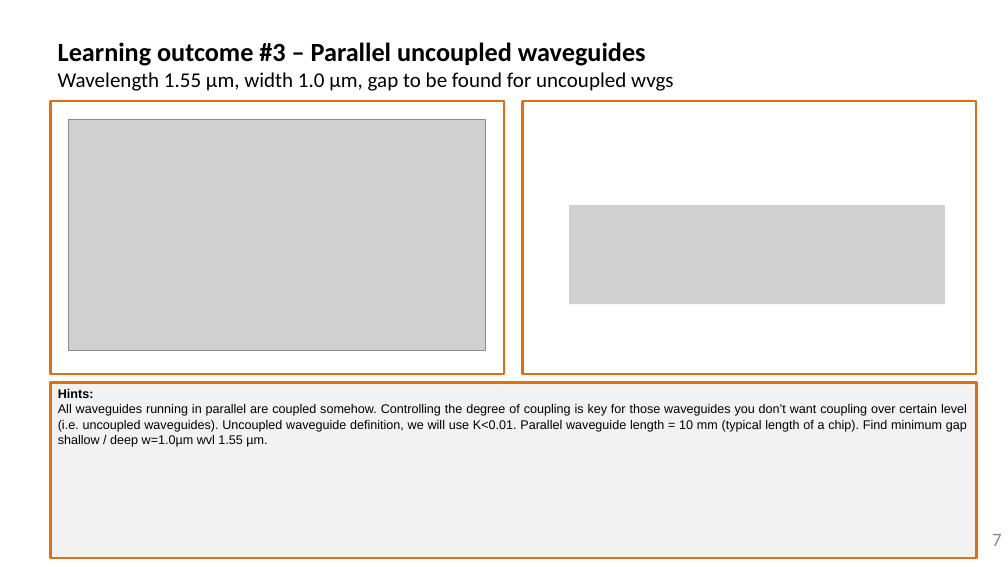
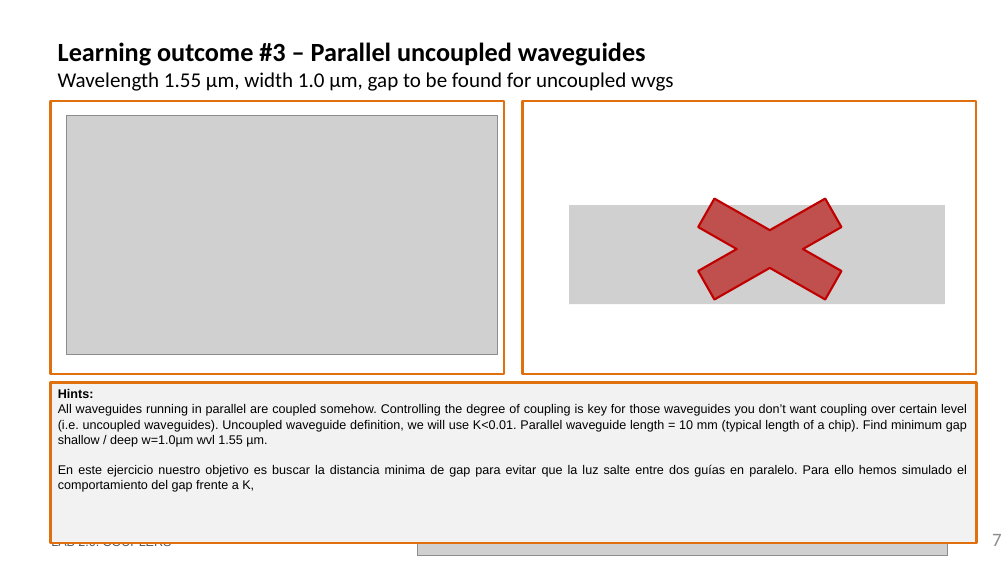
Before and after one commit to nmargar4/pic-upv-lab2, a slide deck: slide 7 of LabBook_20_Nadia.pptx. Drawn at 1008x567 pixels with LibreOffice and Linux fonts; fonts in the diff are those of the drawing; grey boxes stand for pictures; background and template pictures are left out. Boxes give left, top, right and bottom in pixels: in the first picture for what was removed or moved away, otherwise in the second. Text is boxed around its words. In the diff, an @@ line names an element or a change of style, - is before the commit and + after.

```diff
--- a/LabBook_20_Nadia.pptx
+++ b/LabBook_20_Nadia.pptx
@@ picture: place and size @@
-picture at bbox=[69, 119, 486, 350]
+picture at bbox=[67, 115, 497, 355]
@@ cross added at bbox=[648, 179, 892, 318], fill #C0504D, outline #C00000 2 pt @@
@@ rectangle "Hints:": place and size @@
-rectangle "Hints:" at bbox=[51, 383, 977, 558]
+rectangle "Hints:" at bbox=[51, 383, 977, 543]
@@ text in rectangle at bbox=[58, 464, 967, 492]: paragraph added @@
+En este ejercicio nuestro objetivo es buscar la distancia minima de gap para evitar que la luz salte entre dos guías en paralelo. Para ello hemos simulado el comportamiento del gap frente a K,
@@ picture added at bbox=[417, 526, 948, 556] @@
```
Also in this commit, not shown: 2 other slides changed, 1 other file.
